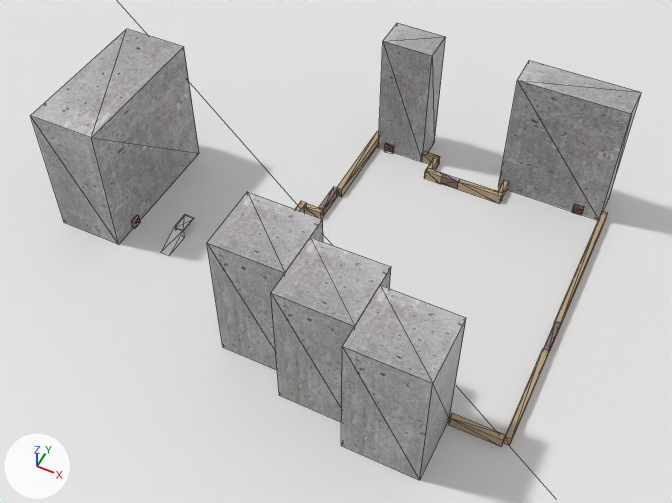
An edit to the glTF model server/resources/gltf/maps/flora_square.glb, drawn before and after from the same camera.
Before and after are seen from a 50 mm camera at (55.3, -109.9, 135.3) aimed at (4.0, -7.4, 7.2). The axes (+X, +Y, +Z) are drawn at lower left. The lights are the same throughout. Mesh edges are drawn as thin lines. Where no turn or scale is listed for an object, it has been applied to the vertices.

Objects in the first picture: 'Building 1', 'Building 2', 'Building 3', 'Building 3.007', 'Building 3.008', 'Building 3.009', 'Building 4', 'Building 4.001', 'Building 4.002', 'Ground'.
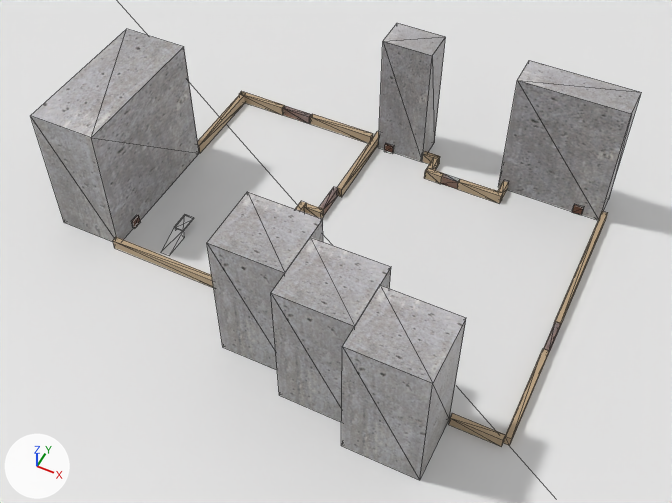
Location of each change, [x1, y1, x2, y2] in pixels of the pictures (672 x 503 px):
'Building 3.013', added: after [113, 237, 213, 287]
'Building 3.014', added: after [310, 114, 373, 143]
'Building 3.015', added: after [198, 93, 245, 153]
'Building 3.016', added: after [239, 91, 285, 115]
'Door.003', added: after [283, 106, 311, 124]

The change, as a diff of the scene's bpy script:
```diff
--- a/server/resources/gltf/maps/flora_square.glb.py
+++ b/server/resources/gltf/maps/flora_square.glb.py
@@ mat_building_016 @@
+mat_building_016 = principled_material('Building.016')
+mat_building_016.base_color = (0.497, 0.364, 0.222)  # beige #bba382
@@ mat_building_015 @@
+mat_building_015 = principled_material('Building.015')
+mat_building_015.base_color = (0.497, 0.364, 0.222)  # beige #bba382
@@ mat_building_014 @@
+mat_building_014 = principled_material('Building.014')
+mat_building_014.base_color = (0.497, 0.364, 0.222)  # beige #bba382
@@ mat_door_001 @@
+mat_door_001 = principled_material('Door.001')
+mat_door_001.texture = img_wooden_door
@@ mat_building_013 @@
+mat_building_013 = principled_material('Building.013')
+mat_building_013.base_color = (0.497, 0.364, 0.222)  # beige #bba382
@@ me_cube_033 @@
+me_cube_033.from_pydata(...)  # a box spanning x -5.54..5.54, y -0.55..0.55, z -1.07..1.07
+me_cube_033.materials.append(mat_building_016)  # beige #bba382
@@ me_cube_032 @@
+me_cube_032.from_pydata(...)  # a box spanning x -0.6..0.6, y -9.8..9.8, z -1.1..1.1
+me_cube_032.materials.append(mat_building_015)  # beige #bba382
@@ me_cube_031 @@
+me_cube_031.from_pydata(...)  # a box spanning x -7.35..7.35, y -0.55..0.55, z -1.07..1.07
+me_cube_031.materials.append(mat_building_014)  # beige #bba382
@@ me_cube_030 @@
+me_cube_030.from_pydata(...)  # a box spanning x -3.27..3.27, y -0.52..0.52, z -1.0..1.0
+me_cube_030.materials.append(mat_door_001)  # picture img_wooden_door
@@ me_cube_029 @@
+me_cube_029.from_pydata(...)  # a box spanning x -13.7..13.7, y -0.6..0.6, z -1.1..1.1
+me_cube_029.materials.append(mat_building_013)  # beige #bba382
@@ ob_building_3_016 @@
+ob_building_3_016 = bpy.data.objects.new('Building 3.016', me_cube_033)
+ob_building_3_016.location = (-33.0, 29.7, 1.5)
@@ ob_building_3_015 @@
+ob_building_3_015 = bpy.data.objects.new('Building 3.015', me_cube_032)
+ob_building_3_015.location = (-37.8, 20.1, 1.5)
@@ ob_building_3_014 @@
+ob_building_3_014 = bpy.data.objects.new('Building 3.014', me_cube_031)
+ob_building_3_014.location = (-13.2, 29.8, 1.5)
@@ ob_door_003 @@
+ob_door_003 = bpy.data.objects.new('Door.003', me_cube_030)
+ob_door_003.location = (-24.1, 29.7, 1.5)
@@ ob_building_3_013 @@
+ob_building_3_013 = bpy.data.objects.new('Building 3.013', me_cube_029)
+ob_building_3_013.location = (-23.9, -19.9, 1.5)
```
